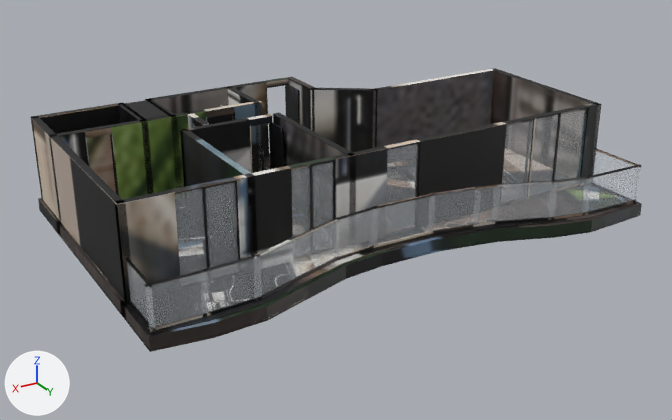
What one commit did to the glTF model akasya-3d/kent-27/model.glb.
Before and after are seen from a 50 mm lens placed at (11.77, 19.5, 9.49), pointed at (0.29, 0.39, -0.07). Lighting does not change. The marker at lower left points along +X, +Y and +Z. The picture after the commit comes second. Where no turn or scale is listed for an object, it has been applied to the vertices. Vertices at exactly the same position are counted once.
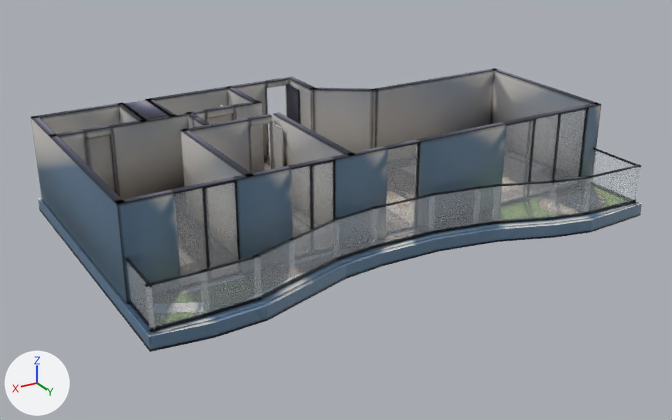
The change, as a diff of the scene's bpy script:
```diff
--- a/akasya-3d/kent-27/model.glb.py
+++ b/akasya-3d/kent-27/model.glb.py
@@ mat_baked @@
 n3 = _N.new('ShaderNodeMapping'); n3.name = 'Mapping'
-n3.inputs[1].default_value = (0.00119, -14.92, 0.0)  # 'Location'
-n3.inputs[3].default_value = (15.97, 15.92, 1.0)  # 'Scale'
+n3.inputs[1].default_value = (0.00096, -14.97, 0.0)  # 'Location'
+n3.inputs[3].default_value = (14.88, 15.97, 1.0)  # 'Scale'
 n4 = _N.new('ShaderNodeUVMap'); n4.name = 'UV Map'
@@ me_mesh_0 @@
 # used by ob_mesh_0; location = (-6.76, 4.37, -0.36)
-me_mesh_0.from_pydata(...)  # 1984 vertices, 3500 faces; spans x 0.0..13.52, y -8.63..0.0, z 0.0..2.62
+me_mesh_0.from_pydata(...)  # 2400 vertices, 4388 faces; spans x 0.0..13.52, y -8.63..0.0, z 0.0..2.62
+# me_mesh_0 part 1: 2 vertices moved within x 10.99, y -8.55, z 2.61..2.62; 29 vertices removed from x 0.08..13.44, y -8.55..-1.82, z 0.36..2.62; 445 vertices added at x 0.0..13.44, y -8.55..-1.74, z 0.0..2.62
+# me_mesh_0 part 2: 2769 kept faces spanning x 0.0..13.52, y -8.63..0.0, z 0.0..2.62 get new texture (UV) coordinates
 me_mesh_0.materials.append(mat_baked)
```

What differs and where, as boxes (x1, y1, x2, y2) in the pictures (672 x 420 px):
'Mesh_0', surface changed
    both: (31, 68, 642, 352)
part 1 of me_mesh_0, reshaped
    before: (31, 68, 601, 303)
    after: (31, 68, 641, 319)
part 2 of me_mesh_0, surface changed
    both: (32, 68, 642, 352)
